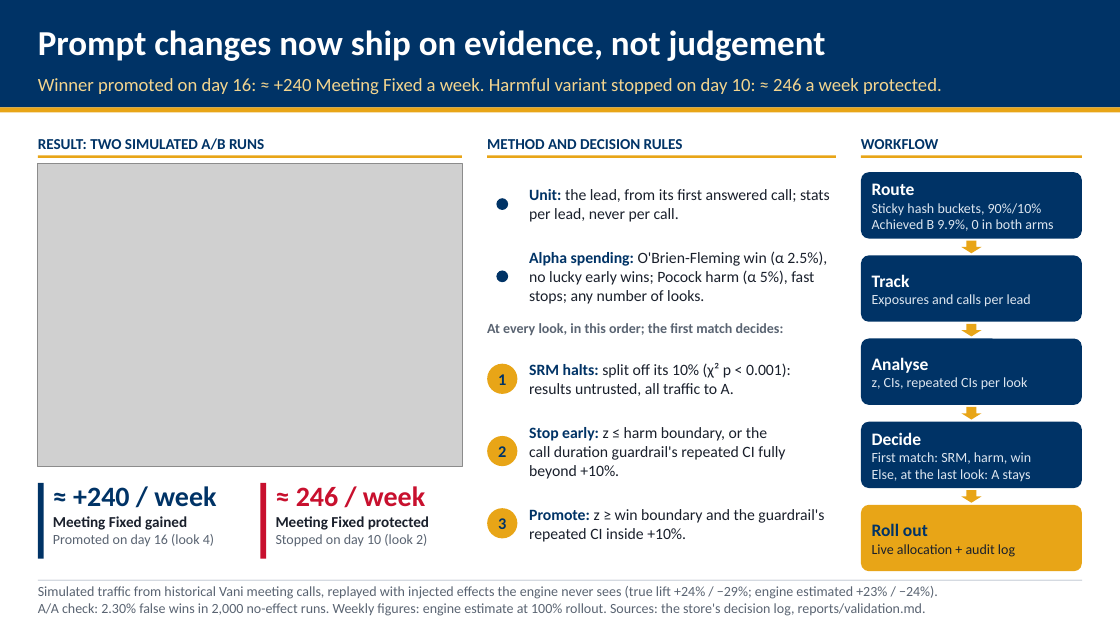
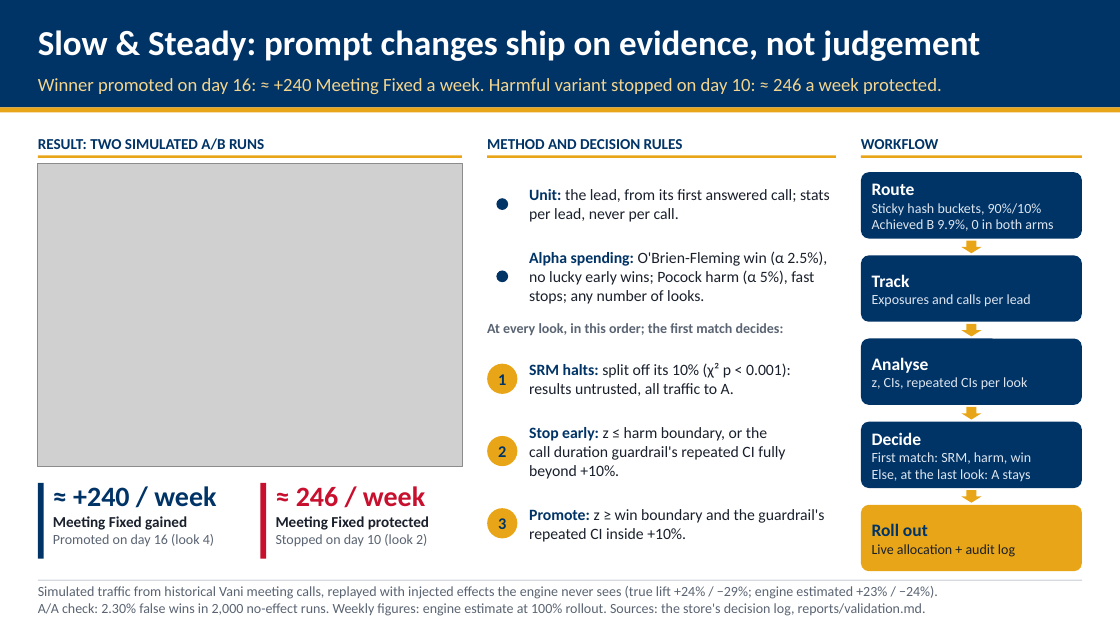
Before and after one commit to ThinkyMiner/Voice2.0, a slide deck: slide 1 of slide/one_slide.pptx. Drawn at 1120x630 pixels with LibreOffice and Linux fonts; fonts in the diff are those of the drawing; grey boxes stand for pictures. Boxes give left, top, right and bottom in pixels: in the first picture for what was removed or moved away, otherwise in the second. Text is boxed around its words. In the diff, an @@ line names an element or a change of style, - is before the commit and + after.

```diff
--- a/slide/one_slide.pptx
+++ b/slide/one_slide.pptx
@@ text at <box>38,30,980,61</box>: text changed @@
-Prompt changes now ship on evidence, not judgement
+Slow & Steady: prompt changes ship on evidence, not judgement
```
Also in this commit, not shown: 1 other file.
